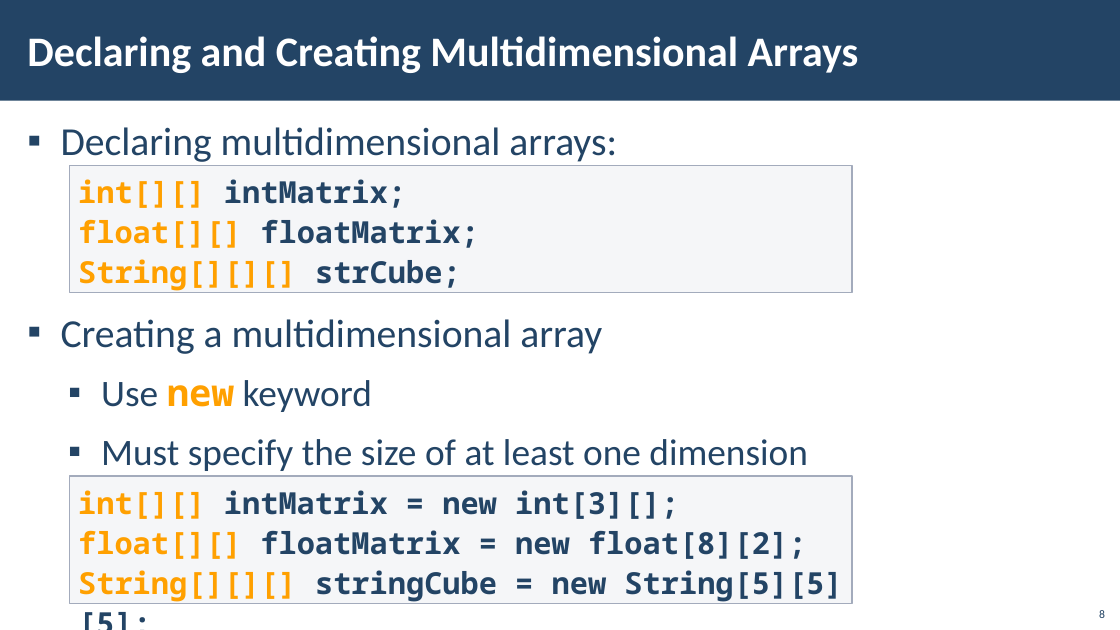
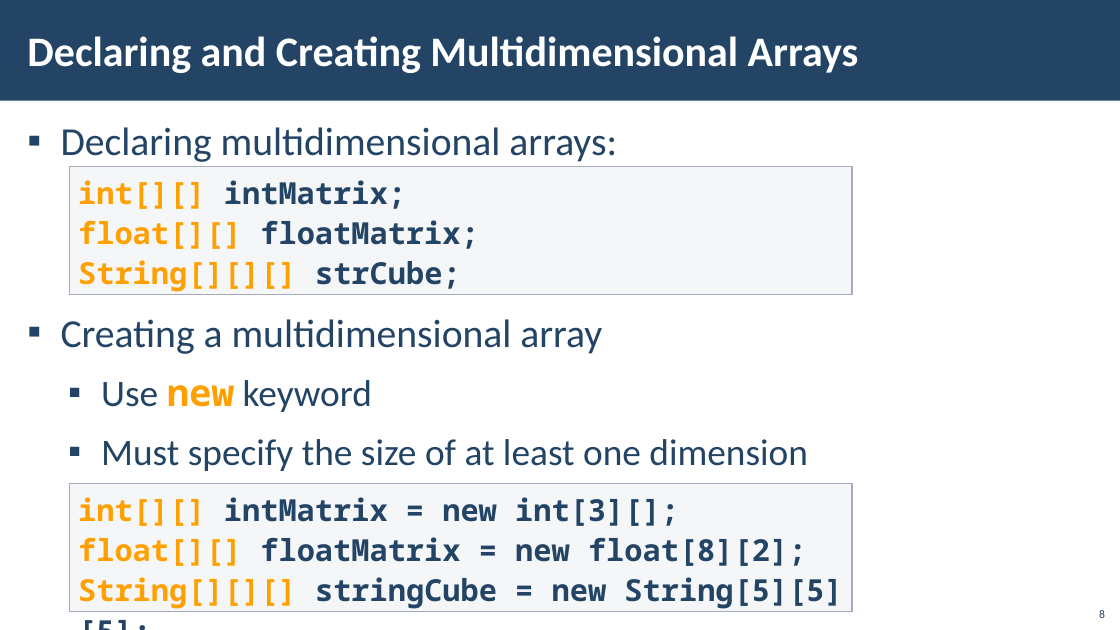
Before and after one commit to PetarPechev/Learning-Software-development, a slide deck: slide 8 of SoftUni/Java/Java Advanced/02. Multidimensional Arrays/02. Java-Advanced-Multidimensional-Arrays.pptx. Drawn at 1120x630 pixels with LibreOffice and Linux fonts; fonts in the diff are those of the drawing; background and template pictures are left out. Boxes give left, top, right and bottom in pixels: in the first picture for what was removed or moved away, otherwise in the second. Text is boxed around its words. In the diff, an @@ line names an element or a change of style, - is before the commit and + after.

Commit message:
Update file description files for Multidimensional Arrays

```diff
--- a/SoftUni/Java/Java Advanced/02. Multidimensional Arrays/02. Java-Advanced-Multidimensional-Arrays.pptx
+++ b/SoftUni/Java/Java Advanced/02. Multidimensional Arrays/02. Java-Advanced-Multidimensional-Arrays.pptx
@@ rectangle "int[][] intMatrix = new int[3][];": place and size @@
-rectangle "int[][] intMatrix = new int[3][];" at (70,476,852,604)
+rectangle "int[][] intMatrix = new int[3][];" at (70,484,852,612)
```
Also in this commit, not shown: 5 other slides changed, 2 other files.
